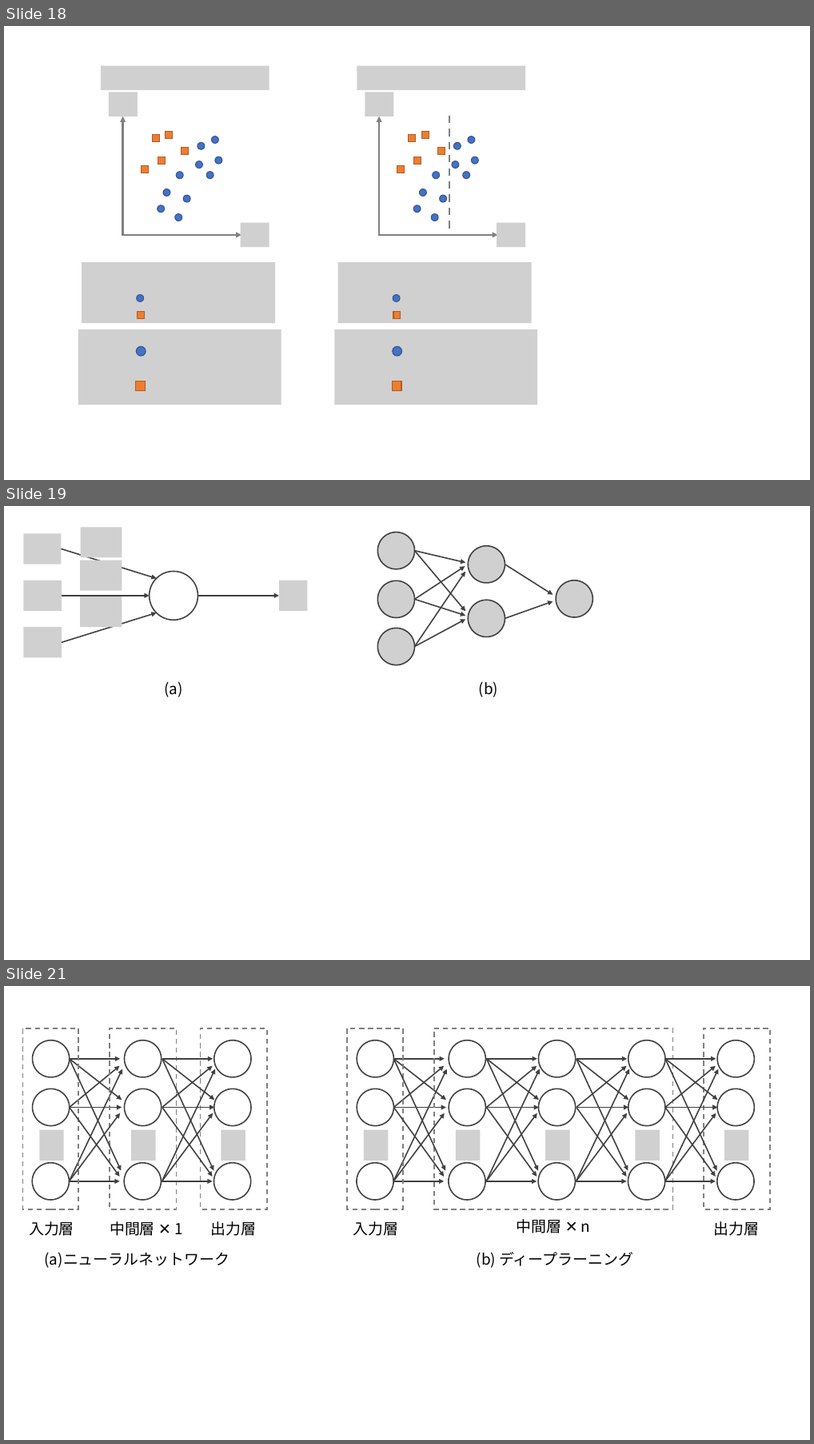
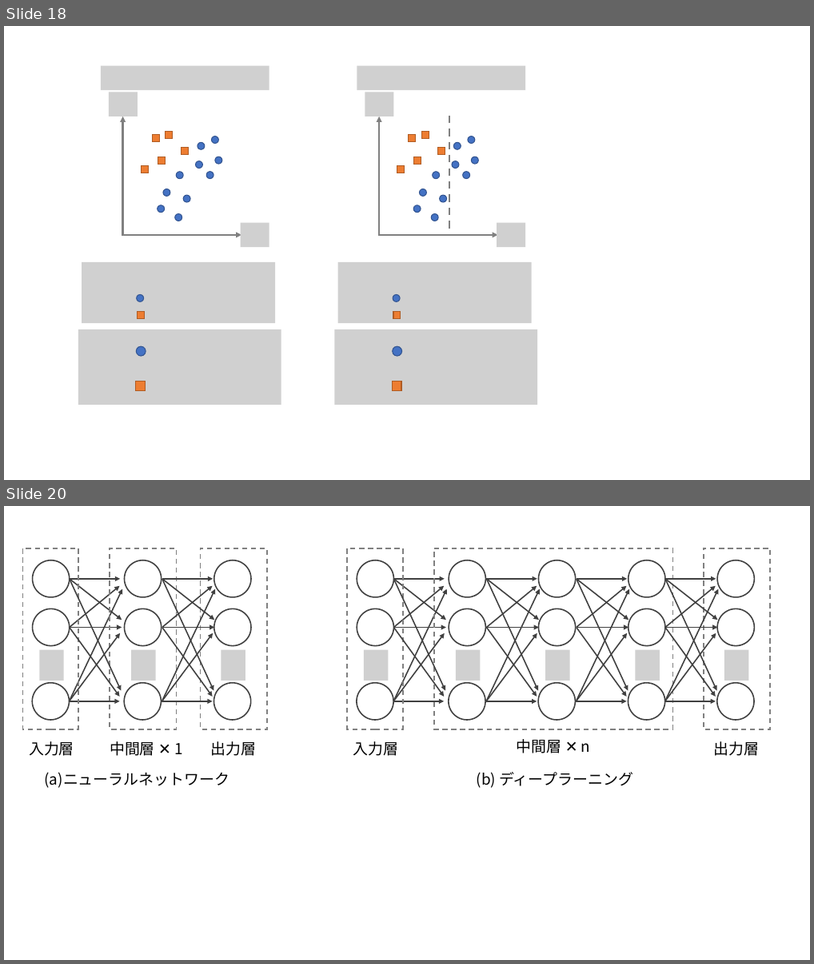
Before and after one commit to michihito-ando/econome_ml_with_R, a slide deck: Others/figure.pptx. Shown one above the other, each under a label of ours: slides 18, 19 and 21 before the commit, slides 18 and 20 after it; the slides between them are not shown. The pictures are 814x1444 and 814x964 pixels, drawn with LibreOffice and Linux fonts; fonts in the diff are those of the drawing; grey boxes stand for pictures. Boxes give left, top, right and bottom in pixels: in the first picture for what was removed or moved away, otherwise in the second. Text is boxed around its words. In the diff, an @@ line names an element or a change of style, - is before the commit and + after.

```diff
--- a/Others/figure.pptx
+++ b/Others/figure.pptx
@@ slide 19 removed at bbox=[4, 506, 810, 960], background #FFFFFF @@
@@ picture removed at bbox=[81, 527, 122, 557] @@
@@ picture removed at bbox=[23, 533, 61, 564] @@
@@ arrow removed from (61, 549) to (157, 579) @@
@@ picture removed at bbox=[378, 532, 414, 569] @@
@@ arrow removed from (414, 551) to (466, 562) @@
@@ arrow removed from (414, 551) to (466, 612) @@
@@ picture removed at bbox=[468, 546, 505, 583] @@
@@ picture removed at bbox=[80, 560, 122, 590] @@
@@ ellipse removed at bbox=[149, 572, 198, 620] @@
@@ arrow removed from (414, 646) to (466, 572) @@
@@ arrow removed from (414, 599) to (466, 566) @@
@@ arrow removed from (506, 564) to (554, 595) @@
@@ picture removed at bbox=[23, 580, 62, 611] @@
@@ arrow removed from (62, 596) to (149, 596) @@
@@ picture removed at bbox=[80, 596, 122, 627] @@
@@ arrow removed from (198, 596) to (279, 596) @@
@@ picture removed at bbox=[279, 580, 308, 611] @@
@@ picture removed at bbox=[378, 580, 414, 617] @@
@@ arrow removed from (414, 599) to (466, 616) @@
@@ picture removed at bbox=[468, 600, 505, 636] @@
@@ arrow removed from (506, 619) to (554, 601) @@
@@ picture removed at bbox=[556, 580, 594, 617] @@
@@ arrow removed from (62, 642) to (157, 612) @@
@@ arrow removed from (414, 646) to (466, 619) @@
@@ picture removed at bbox=[23, 627, 62, 657] @@
@@ picture removed at bbox=[378, 628, 414, 665] @@
@@ text removed at bbox=[164, 681, 182, 697] @@
-(a)
@@ text removed at bbox=[479, 681, 498, 697] @@
-(b)
@@ what was slide 21 is now slide 20 @@
```
Also in this commit, not shown: 1 slide changed, 10 slides added, 3 other files.
